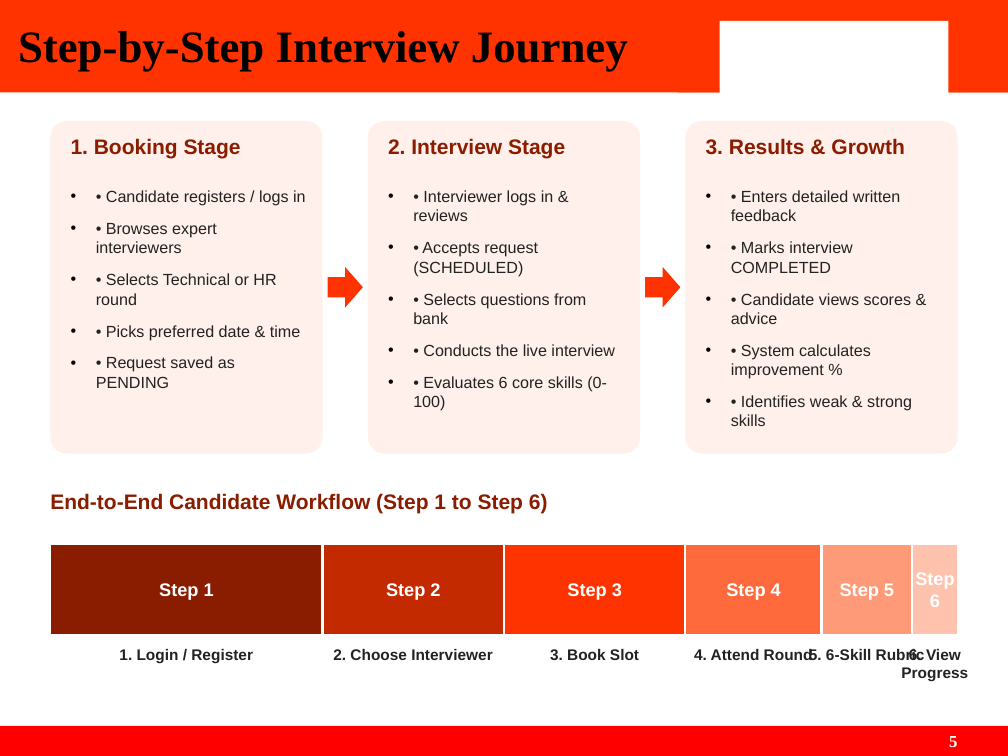
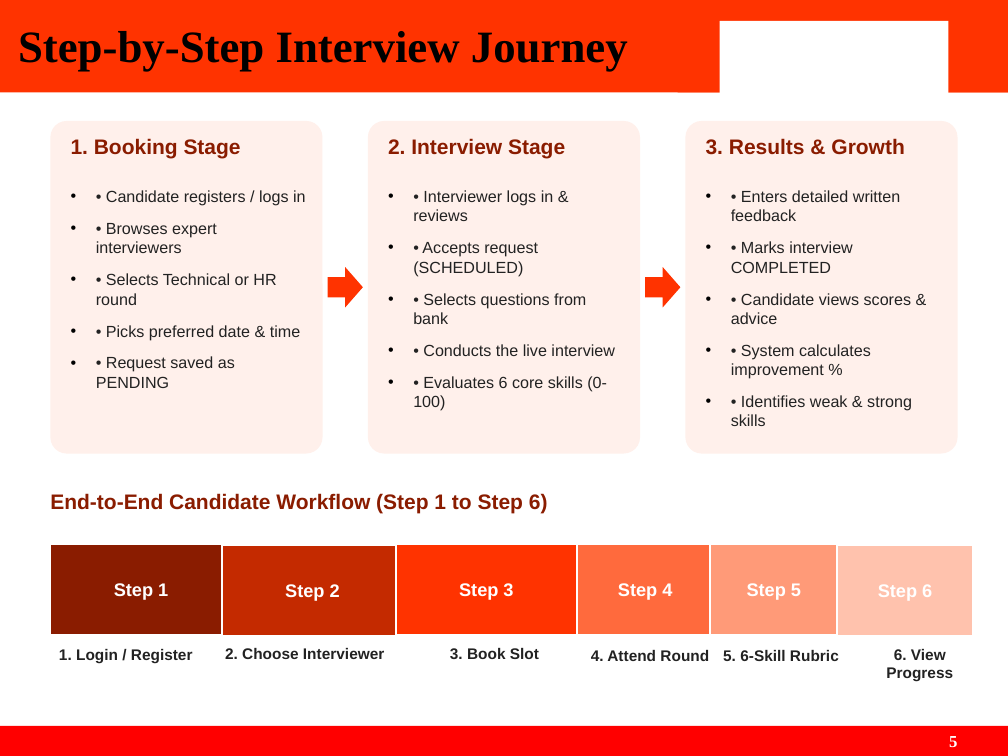
Before and after one commit to Siddhika2805/backend, a slide deck: slide 5 of InterviewHub_Presentation.pptx. Drawn at 1008x756 pixels with LibreOffice and Linux fonts; fonts in the diff are those of the drawing; background and template pictures are left out. Boxes give left, top, right and bottom in pixels: in the first picture for what was removed or moved away, otherwise in the second. Text is boxed around its words. In the diff, an @@ line names an element or a change of style, - is before the commit and + after.

```diff
--- a/InterviewHub_Presentation.pptx
+++ b/InterviewHub_Presentation.pptx
@@ rectangle "Step 1": place and size @@
-rectangle "Step 1" at bbox=[50, 544, 323, 635]
+rectangle "Step 1" at bbox=[50, 544, 232, 635]
@@ rectangle "Step 2": place and size @@
-rectangle "Step 2" at bbox=[323, 544, 504, 635]
+rectangle "Step 2" at bbox=[222, 545, 403, 636]
@@ rectangle "Step 5": place and size @@
-rectangle "Step 5" at bbox=[822, 544, 912, 635]
+rectangle "Step 5" at bbox=[711, 544, 838, 635]
@@ rectangle "Step 6": place and size @@
-rectangle "Step 6" at bbox=[912, 544, 958, 635]
+rectangle "Step 6" at bbox=[838, 545, 973, 636]
@@ text "1. Login / Register": place and size @@
-text "1. Login / Register" at bbox=[119, 649, 253, 664]
+text "1. Login / Register" at bbox=[59, 649, 193, 664]
@@ 2 rectangles, 1 text: place and size @@
-2 rectangles, 1 text at bbox=[333, 544, 822, 660]
+2 rectangles, 1 text at bbox=[225, 544, 713, 659]
@@ text "3. Book Slot": place and size @@
-text "3. Book Slot" at bbox=[550, 649, 639, 660]
+text "3. Book Slot" at bbox=[450, 648, 539, 659]
@@ text "4. Attend Round": place and size @@
-text "4. Attend Round" at bbox=[694, 649, 813, 660]
+text "4. Attend Round" at bbox=[591, 650, 709, 661]
@@ text "5. 6-Skill Rubric": place and size @@
-text "5. 6-Skill Rubric" at bbox=[809, 649, 925, 660]
+text "5. 6-Skill Rubric" at bbox=[723, 650, 839, 661]
@@ text "6. View Progress": place and size @@
-text "6. View Progress" at bbox=[901, 648, 968, 682]
+text "6. View Progress" at bbox=[886, 649, 953, 682]
```
Also in this commit, not shown: 1 other slide changed, 1 slide added, 1 other file.
